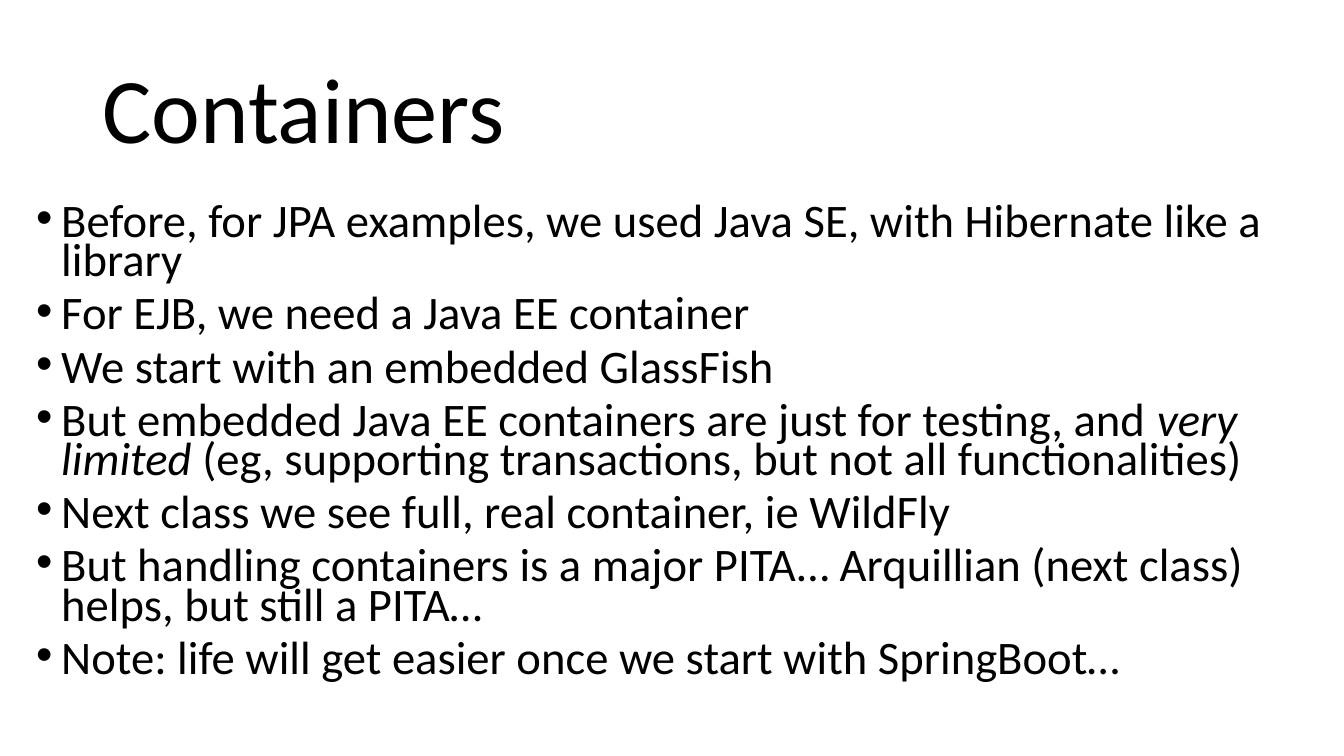
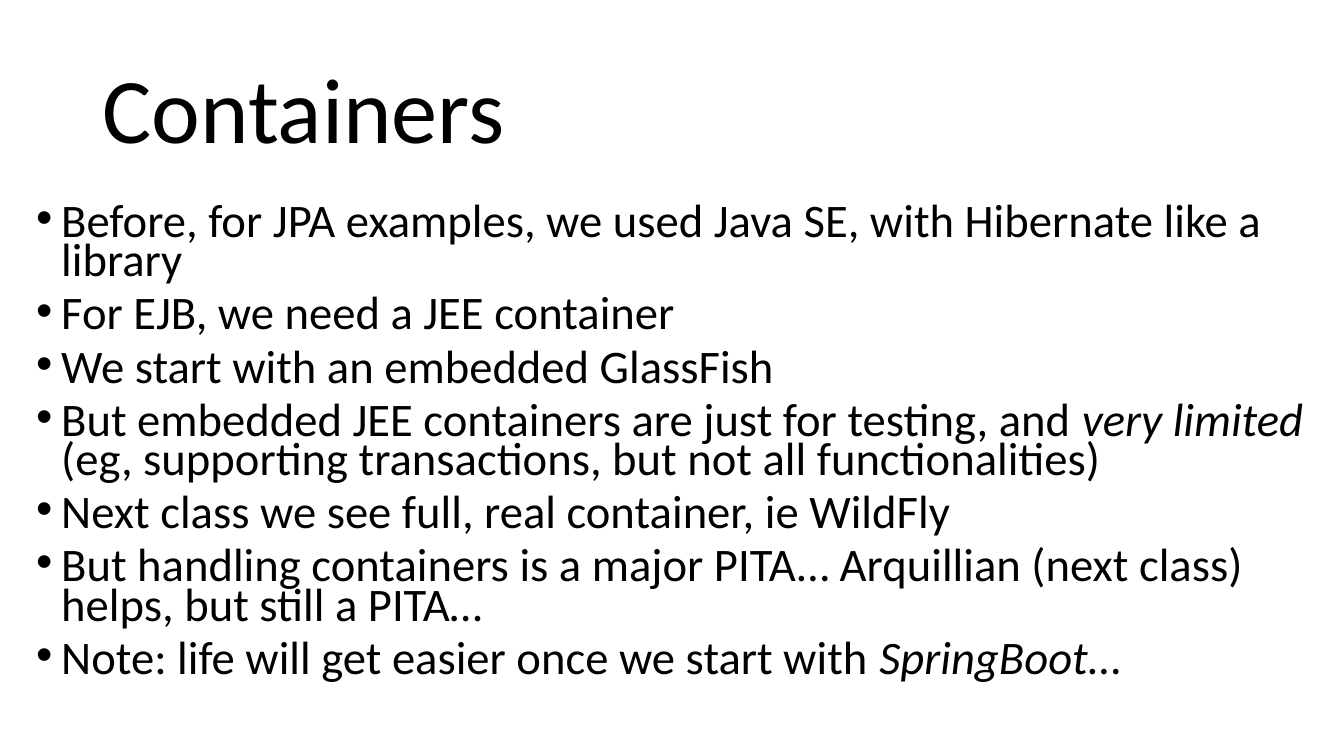
Before and after one commit to arcuri82/testing_security_development_enterprise_systems, a slide deck: slide 9 of doc/intro/slides/lesson_04_ejb.pptx. Drawn at 1344x756 pixels with LibreOffice and Linux fonts; fonts in the diff are those of the drawing. Boxes give left, top, right and bottom in pixels: in the first picture for what was removed or moved away, otherwise in the second. Text is boxed around its words. In the diff, an @@ line names an element or a change of style, - is before the commit and + after.

Commit message:
les 04, and updated JEE Embedded Test support

```diff
--- a/doc/intro/slides/lesson_04_ejb.pptx
+++ b/doc/intro/slides/lesson_04_ejb.pptx
@@ text at (x1=61, y1=296, x2=674, y2=335): text changed @@
-• For EJB, we need a Java EE container
+• For EJB, we need a JEE container
@@ text at (x1=61, y1=403, x2=1303, y2=483): text changed @@
-• But embedded Java EE containers are just for testing, and very limited (eg, supporting transactions, but not all functionalities)
+• But embedded JEE containers are just for testing, and very limited (eg, supporting transactions, but not all functionalities)
@@ text at (x1=61, y1=641, x2=1120, y2=682): italic on in "SpringBoot…" @@
```
Also in this commit, not shown: 7 other slides changed, 1 slide added, 19 other files.
